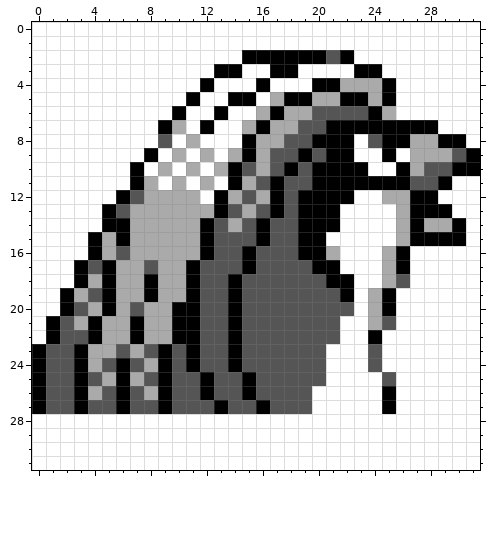
Edited in one commit: pixel-art sprite (gfx/pokemon/back/pidgeotb.png). Above, as it was before the edit.
The file is 32x32 pixels.
After the commit:
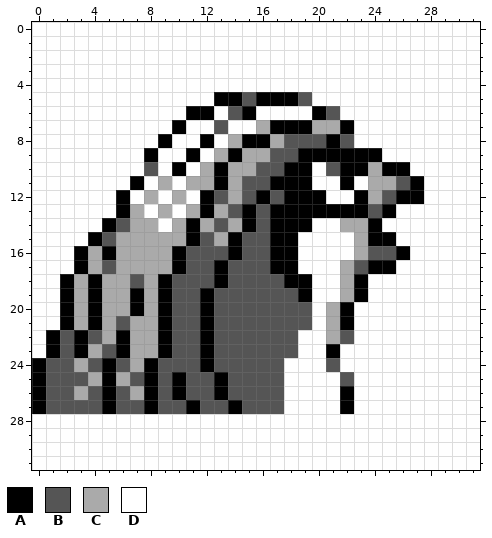
Palette (. is transparent): A #000000  B #555555  C #aaaaaa  D #ffffff
Commit: pidgeot back works but hate cutting these corners
Difference:
y 2: x 15..22 AAAAAABA -> DDDDDDDD
y 3: x 13..14 AA -> DD; x 17..18 AA -> DD; x 23..24 AA -> DD
y 4: x 12 A -> D; x 16 A -> D; x 20..25 AACCCA -> DDDDDD
y 5: x 11 A -> D; x 13 D -> A; x 15..17 ADC -> BAA; x 19..25 ACCAACA -> BDDDDDD
y 6: x 10..20 ADDADDCACCB -> DAADBADDDDA; x 22..25 BBAC -> DDDD
y 7: x 9..10 AC -> DA; x 12..13 AD -> DB; x 15..21 CACCBBA -> DCAAACC; x 23..28 AAAAAA -> DDDDDD
y 8: x 9 B -> A; x 11..12 CD -> DA; x 14 D -> C; x 16 C -> A; x 20 A -> B; x 22 A -> B; x 24..30 BAACCAA -> DDDDDDD
y 9: x 10..15 CDCDCA -> DADCAC; x 20 B -> A; x 23..25 DDA -> AAD; x 27..31 CCCBA -> DDDDD
y 10: x 7..16 ADCDCDCABC -> DBDADCACCB; x 19..21 BAA -> ADB; x 24..25 DD -> CA; x 27..31 CBBAA -> DDDDD
y 11: x 8..11 CDCD -> DCDC; x 13..15 DAC -> ACB; x 18..21 BBAA -> AADD; x 23..29 AAAABBA -> DCCBADD
y 12: x 7 B -> D; x 9 C -> D; x 11..13 CDA -> DAB; x 16..18 CAB -> ABA; x 21..26 AADDCC -> DDACBA; x 28 A -> D
y 13: x 5..6 AB -> DA; x 8 C -> D; x 10 C -> D; x 12..13 CA -> AC; x 15 C -> A; x 18 B -> A; x 22..29 DDDDCAAA -> AABADDDD
y 14: x 6 A -> B; x 9 C -> D; x 11..12 CA -> AC; x 15..18 BABB -> ABAA; x 20..24 AADDD -> DDCCA; x 26..30 CACCA -> DDDDD
y 15: x 5..6 CA -> BC; x 11..14 CABB -> ABCA; x 16..20 ABBAA -> BAADD; x 23..30 DDDCAAAA -> CAADDDDD
y 16: x 3..6 DACB -> ACAC; x 10..12 CCA -> ABB; x 14..15 BA -> AB; x 17..21 BBAAC -> AADDD; x 23..25 DDC -> CBB
y 17: x 4..5 BA -> CB; x 8 B -> C; x 10..11 CA -> AB; x 13 B -> A; x 15 A -> B; x 17..26 BBBAADDDCA -> AADDDCBAAD
y 18: x 2..5 DACA -> ACAC; x 7..11 CACCA -> BCABB; x 13..14 BA -> AB; x 18..23 BBBAAD -> AADDCA; x 25..26 CB -> DD
y 19: x 4..5 BA -> AC; x 7..12 CACCAB -> ACABBA; x 14 A -> B; x 19..25 BBBADCA -> ADDCADD
y 20: x 3..5 BCA -> CAC; x 7 B -> A; x 9..12 CAAB -> ABBA; x 14 A -> B; x 20..22 BBB -> DCA; x 24..25 CA -> DD
y 21: x 1..2 AB -> DA; x 6..7 CA -> BC; x 9..12 CAAB -> ABBA; x 14 A -> B; x 20..22 BBD -> DCA; x 24..25 CB -> DD
y 22: x 3..4 BA -> AB; x 6..7 CA -> AC; x 9..12 CAAB -> ABBA; x 14 A -> B; x 19..22 BBBD -> DDCB; x 24 A -> D
y 23: x 0..1 AB -> DA; x 5..6 CB -> BA; x 8 B -> C; x 11..12 AB -> BA; x 14 A -> B; x 19..21 BBD -> DDA; x 24 B -> D
y 24: x 3..9 ACBABCA -> CBABCAB; x 11..12 AB -> BA; x 14 A -> B; x 18..21 BBBD -> DDDB; x 24 B -> D
y 25: x 3..10 ABCACBAB -> BCACBABA; x 12..13 AB -> BA; x 15 A -> B; x 18..20 BBB -> DDD; x 22 D -> B; x 25 B -> D
y 26: x 3..10 ACBABCAB -> CBABCABA; x 12..13 AB -> BA; x 15 A -> B; x 18..19 BB -> DD; x 22 D -> A; x 25 A -> D
y 27: x 3 A -> B; x 5..6 BA -> AB; x 8..9 BA -> AB; x 11 B -> A; x 13..14 AB -> BA; x 16 A -> B; x 18..19 BB -> DD; x 22 D -> A; x 25 A -> D
Where, in picture pixels (left, top, right, bottom), the same in both pictures:
changed: (32, 50, 480, 414)
